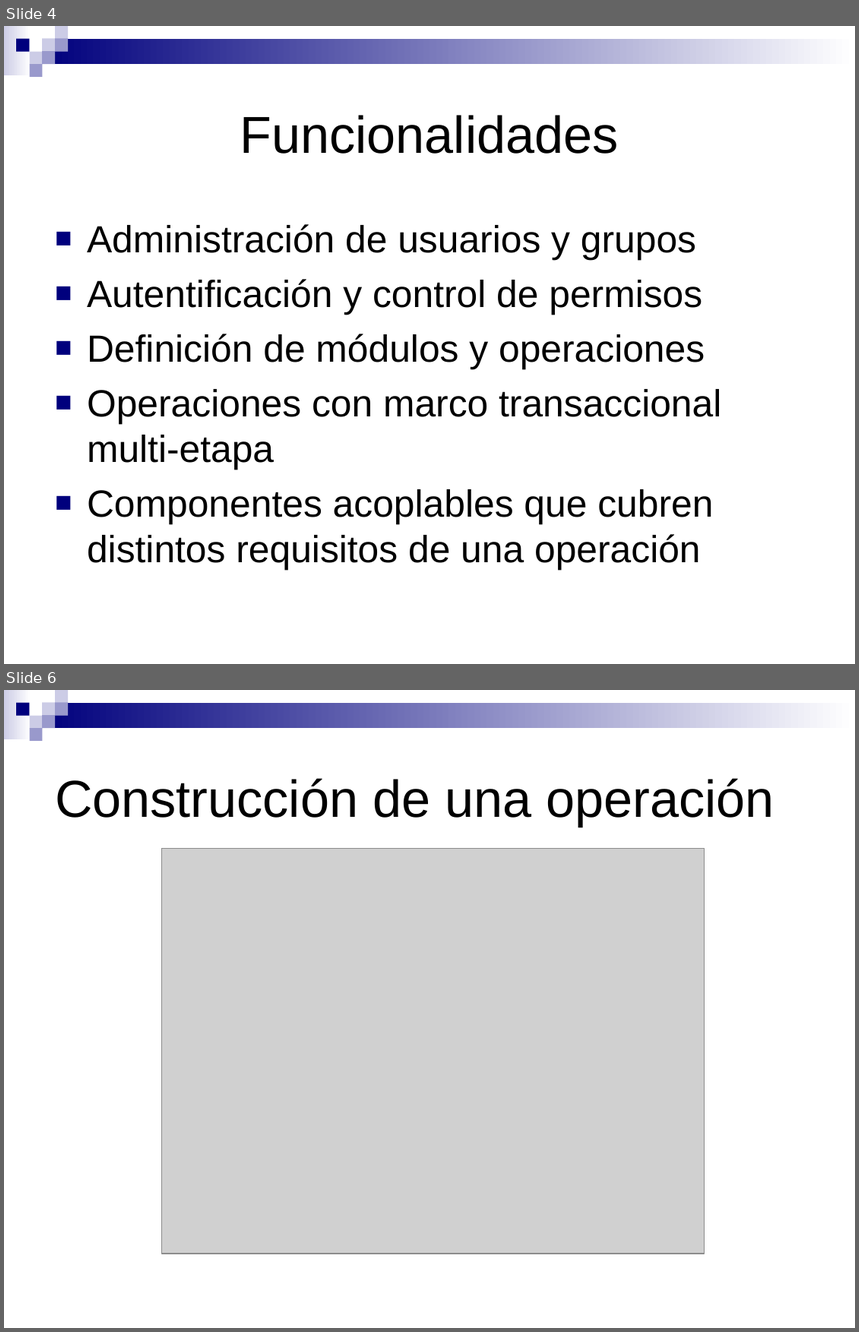
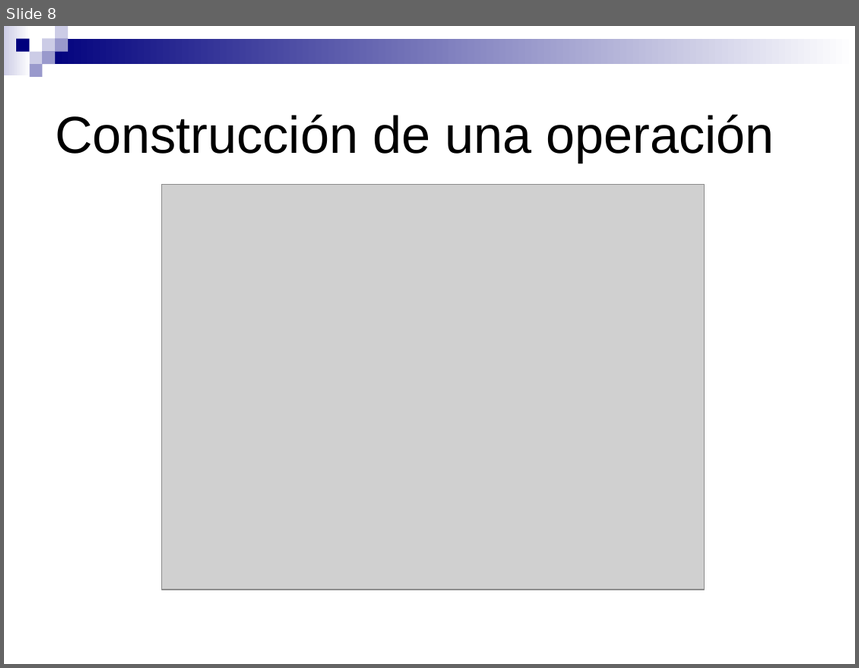
Before and after one commit to SIU-Toba/framework, a slide deck: doc/presentacion/Jornadas JAIIO.ppt. Shown one above the other, each under a label of ours: slides 4 and 6 before the commit, slide 8 after it; the slides between them are not shown. The pictures are 859x1332 and 859x668 pixels, drawn with LibreOffice and Linux fonts; fonts in the diff are those of the drawing; grey boxes stand for pictures. Boxes give left, top, right and bottom in pixels: in the first picture for what was removed or moved away, otherwise in the second. Text is boxed around its words. In the diff, an @@ line names an element or a change of style, - is before the commit and + after.

```diff
--- a/doc/presentacion/Jornadas JAIIO.ppt
+++ b/doc/presentacion/Jornadas JAIIO.ppt
@@ slide 4 removed at <box>4,26,855,664</box>, background #FFFFFF; not listed: 9 template elements that a slide beside it also shows @@
@@ title removed at <box>240,115,619,154</box> @@
-Funcionalidades
@@ text removed at <box>87,224,721,570</box> @@
-■ Administración de usuarios y grupos
-■ Autentificación y control de permisos
-■ Definición de módulos y operaciones
-■ Operaciones con marco transaccional multi-etapa
-■ Componentes acoplables que cubren distintos requisitos de una operación
@@ what was slide 6 is now slide 8 @@
```
Also in this commit, not shown: 3 slides changed, 4 slides added, 1 other slide removed.
